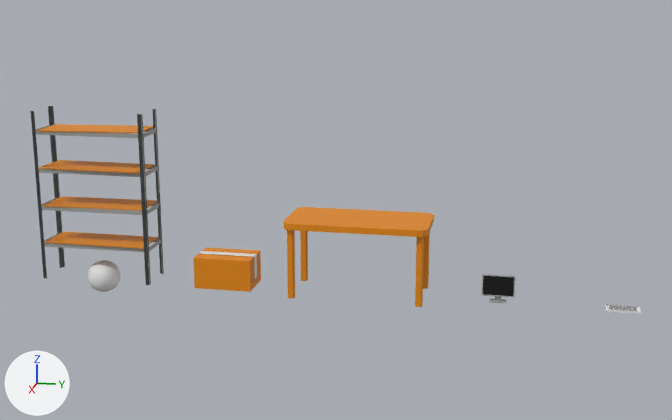
The Blender file src/resources/assets/models.blend: old version first, new version second.
The view is the same before and after, from a 50 mm camera at (44.8, 21.7, 15.5) aimed at (-0.1, 12.8, 4.3). Lighting does not change. The marker at lower left points along +X, +Y and +Z. The picture after the commit comes second.
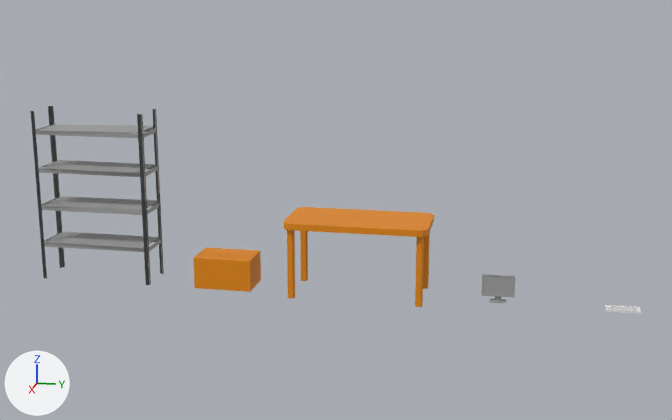
Where the change shows, as pixel boxes [x1, y1, x2, y2] in the pictures (672 x 420 px):
'Cube.003', deleted: before [88, 260, 120, 292]
part 1 of me_cube_001, recoloured: [37, 124, 158, 249] in both
part 2 of me_cube, recoloured: [198, 251, 257, 279] in both
part 3 of me_cube_004, recoloured (lighter): [483, 276, 514, 296] in both

Diff of the bpy script that builds the scene:
```diff
--- a/src/resources/assets/models.blend.py
+++ b/src/resources/assets/models.blend.py
@@ me_cube_001 @@
 me_cube_001.from_pydata(...)  # 128 vertices, 104 faces; spans x -1.19..1.18, y -3.01..3.01, z 0.0..9.0
 # used by ob_shelf; location = (0.0, 0.0, 0.0)
+# me_cube_001 part 1: all 24 faces that had it switch from mat_material_002 (orange #e78a00) to mat_material_001 (its picture is missing)
@@ me_cube @@
 me_cube.from_pydata(...)  # 16 vertices, 9 faces; spans x -1.0..1.0, y -1.51..1.52, z 0.0..1.66
 # used by ob_box; location = (0.0, 7.0, 0.0)
+# me_cube part 2: all 3 faces that had it switch from mat_material (white #e7e7e7) to mat_material_002 (orange #e78a00)
@@ me_cube_004 @@
 me_cube_004.from_pydata(...)  # 98 vertices, 88 faces; spans x -0.23..0.23, y -0.81..0.81, z -1.01..0.4
 # used by ob_cube_002; location = (0.0, 21.0, 1.0)
+# me_cube_004 part 3: all 1 face that had it switch from mat_material_003 (black #000000) to mat_material_001 (its picture is missing)
@@ ob_cube_003 @@
-ob_cube_003 = bpy.data.objects.new('Cube.003', me_cube_006)
-ob_cube_003.location = (0.0, 0.0, 0.0)
```
